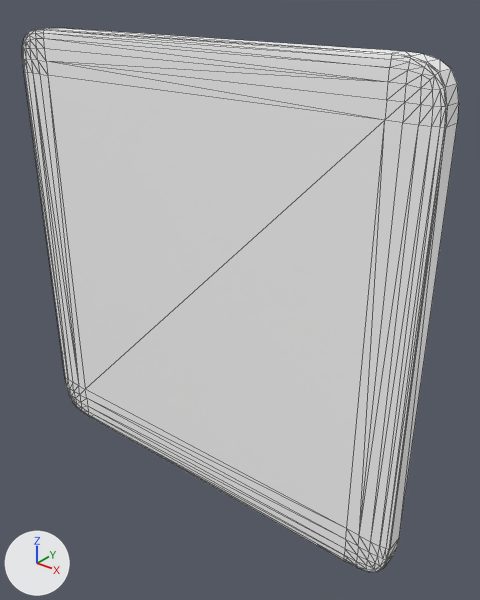
A saved change to the COLLADA model Runtime/data/vrlib/panel.dae.
One viewpoint serves both versions: a 50 mm camera at (1.361, -0.971, 1.097) aimed at (0.565, 0.024, 0.481). Arrows for +X, +Y and +Z are at lower left; the lights stay in place. Mesh edges are drawn as thin lines.
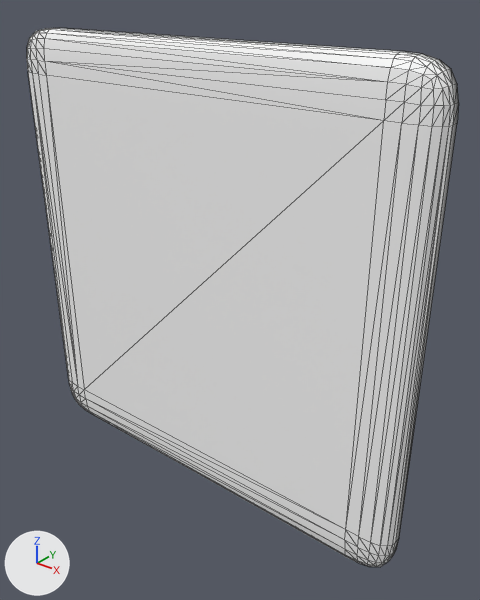
Where the change shows, as pixel boxes (x1, y1, x2, y2) in the pictures (480 x 600 px):
'Cube', surface changed, reshaped (grey to white)
    before: (22, 28, 459, 572)
    after: (27, 28, 459, 567)

What the commit changed:
Picture 'panel.png' (img_panel_png) is new.
Material 'Material' (mat_material) changes its picture from img_material_diffuse_color_png to img_panel_png.
me_cube has 176 vertices, 322 faces and spans x -0.009..0.991, y -0.045..0.0, z -0.001..0.999.
me_cube is used by ob_cube; location (0.0, 0.0, 0.0).
me_cube part 1: all 148 vertices in x -0.009..0.991, y -0.045..-0.041, z -0.001..0.999 are scaled about their middle by (1, 6.86, 1), then moved by (0.0, 0.01, 0.0).
